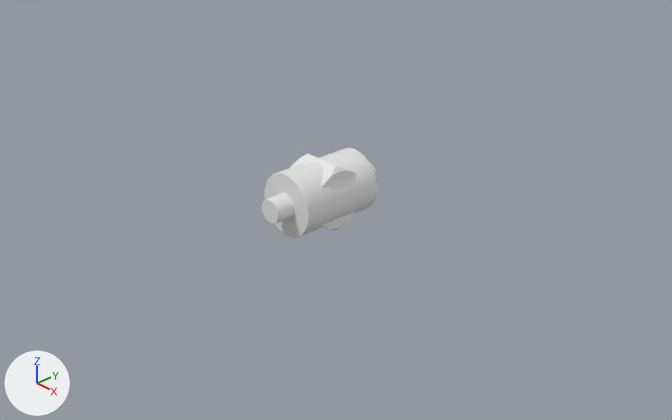
Two versions of the Blender file LatchClamp.blend, one commit apart.
The view is the same before and after, from a camera (50 mm lens) standing at (0.12, -0.1211, 0.0961) and looking at (-0.0158, 0.0063, 0.0051). Lighting does not change. The marker at lower left points along +X, +Y and +Z.

The older version as bpy lines, for what is in view:
```python
ob_bolt = bpy.data.objects.new('Bolt', me_bolt_004)
ob_bolt.location = (-0.0503, 0.0, 0.0123)
ob_lever = bpy.data.objects.new('Lever', me_cube_001)
ob_lever.location = (0.0, 0.0, 0.0)
ob_lever.scale = (0.0481, 0.0481, 0.0481)
ob_mounting_base = bpy.data.objects.new('Mounting base', me_plane)
ob_mounting_base.location = (-0.0281, 0.0, 0.0)
ob_mounting_base.scale = (4.66, 4.66, 4.66)
ob_nut = bpy.data.objects.new('Nut', me_nut)
ob_nut.location = (-0.0137, 0.0, 0.0123)
ob_nut.rotation_euler = (0.0, 1.571, 0.0)  # degrees (0, 90, 0)
ob_nut.scale = (0.001, 0.001, 0.001)
ob_screwbearing = bpy.data.objects.new('ScrewBearing', me_bolt)
ob_screwbearing.location = (-0.0137, 0.0, 0.0123)
```
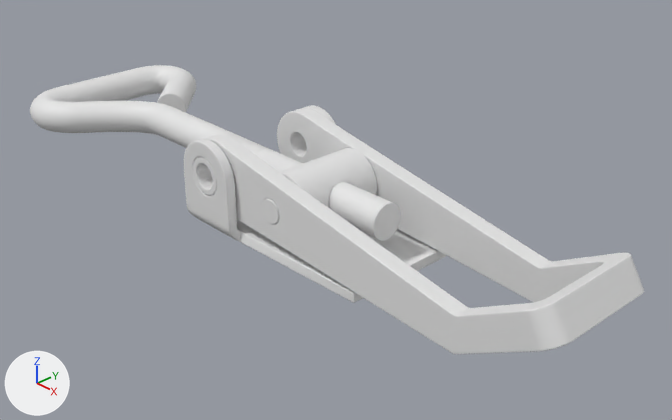
Diff of the bpy script that builds the scene:
```diff
--- a/LatchClamp.blend.py
+++ b/LatchClamp.blend.py
@@ me_bolt @@
 # used by ob_screwbearing; location = (-0.0137, 0.0, 0.0123)
-me_bolt.from_pydata(...)  # 576 vertices, 546 faces; spans x -0.007..0.007, y -0.0142..0.0142, z -0.007..0.007
+me_bolt.from_pydata(...)  # 1877 vertices, 1854 faces; spans x -0.007..0.007, y -0.0142..0.0142, z -0.007..0.007
+# me_bolt part 1: 1301 vertices added at x -0.007..0.007, y -0.0083..0.0083, z -0.007..0.007
@@ me_nut @@
 # used by ob_nut; location = (-0.0137, 0.0, 0.0123); rotation_euler = (0.0, 1.571, 0.0), in degrees (0, 90, 0); scale = (0.001, 0.001, 0.001)
-me_nut.from_pydata(...)  # 1957 vertices, 1970 faces; spans x -7.5..7.5, y -6.5..6.5, z -5.4..5.6
+me_nut.from_pydata(...)  # 1789 vertices, 1756 faces; spans x -4.0..4.0, y -4.0..4.0, z -19.4..19.5
+# me_nut part 2: 240 vertices removed from x -7.5..7.5, y -6.5..6.5, z -5.4..5.6
+# me_nut part 3: 36 vertices added at x -3.9..4.0, y -3.9..4.0, z 19.5
+# me_nut part 4: 36 vertices added at x -3.9..4.0, y -3.9..4.0, z -19.4
@@ ob_lever @@
 _m = ob_lever.modifiers.new('Mirror', 'MIRROR')
 _m.use_axis = (False, True, False)
-ob_lever.hide_set(True)
@@ ob_mounting_base @@
 _m = ob_mounting_base.modifiers.new('Mirror', 'MIRROR')
 _m.use_axis = (False, True, False)
-ob_mounting_base.hide_set(True)
@@ ob_bolt @@
 ob_bolt.location = (-0.0503, 0.0, 0.0123)
-ob_bolt.hide_set(True)
```

Changed parts and their boxes [x1, y1, x2, y2] in the pictures (672 x 420 px):
'Lever', shown: after [193, 108, 644, 354]
'Bolt', shown: after [30, 65, 349, 211]
'Mounting base', shown: after [184, 105, 446, 303]
'Nut', reshaped: before [290, 154, 356, 230]; after [256, 149, 401, 240]
part 1 of me_bolt, added: after [281, 149, 376, 207]
part 2 of me_nut, deleted: before [290, 154, 356, 230]
part 3 of me_nut, added: after [328, 182, 401, 240]
part 4 of me_nut, added: after [256, 149, 303, 172]
